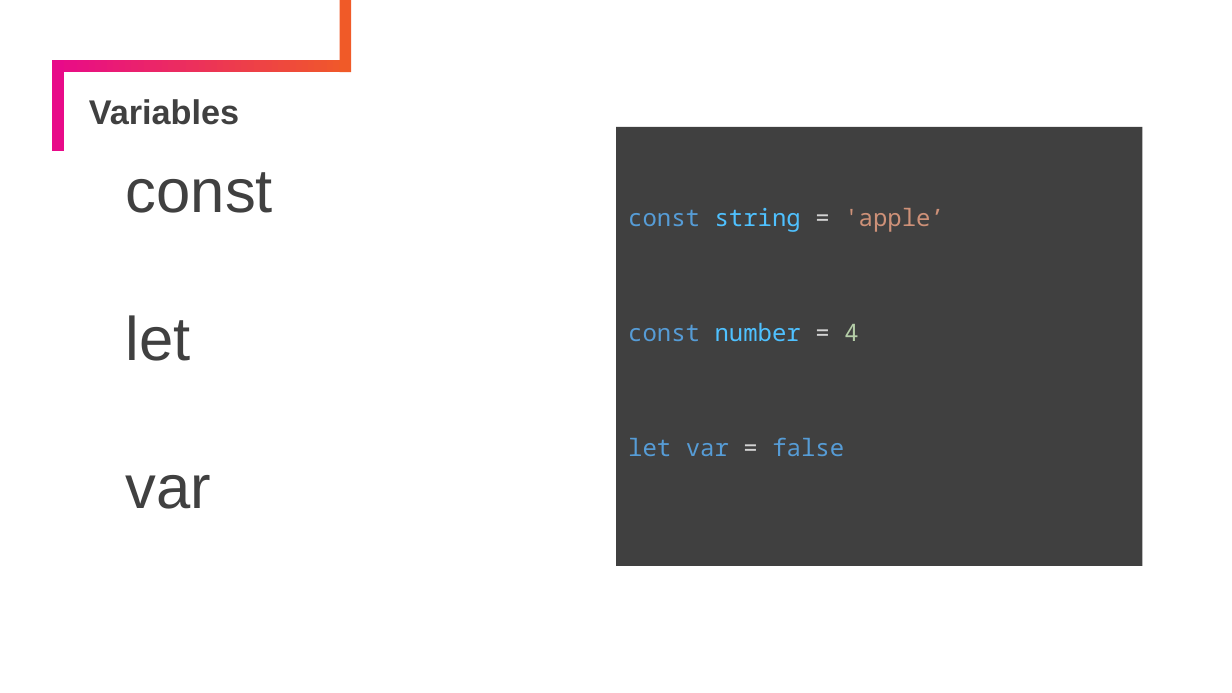
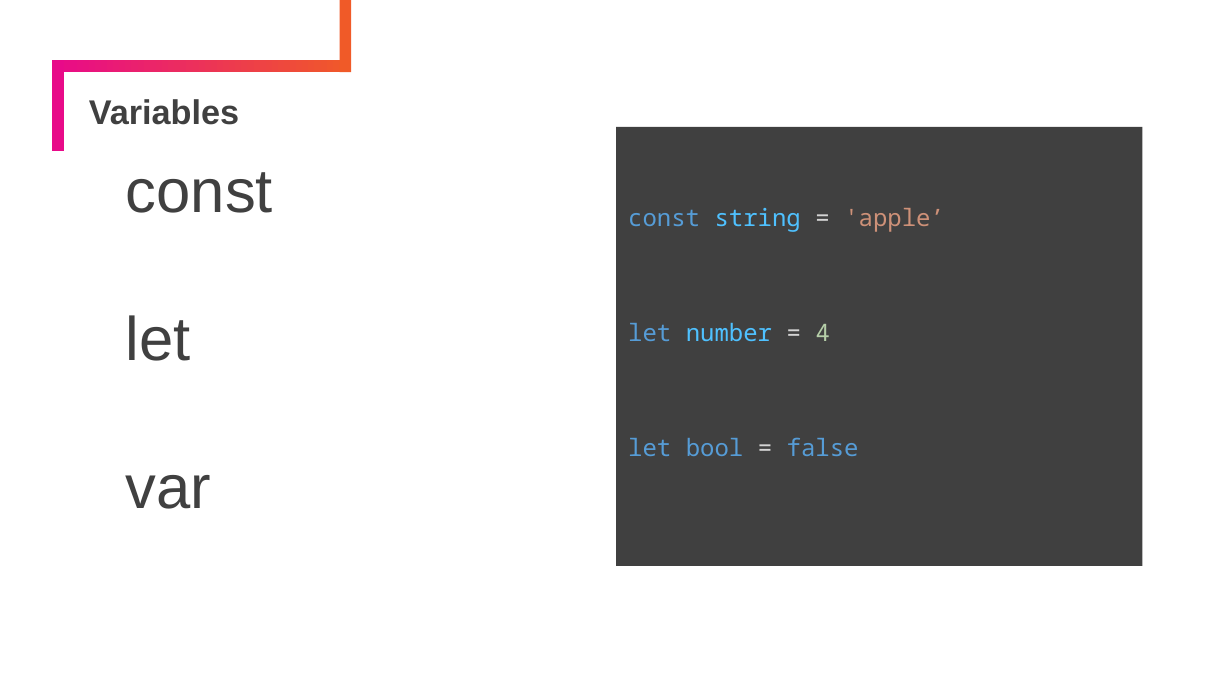
Before and after one commit to timmkellogg/ntrs-react-fundamentals, a slide deck: slide 6 of day-1/slides/ppt/JavaScript Review.pptx. Drawn at 1232x693 pixels with LibreOffice and Linux fonts; fonts in the diff are those of the drawing. Boxes give left, top, right and bottom in pixels: in the first picture for what was removed or moved away, otherwise in the second. Text is boxed around its words. In the diff, an @@ line names an element or a change of style, - is before the commit and + after.

Commit message:
fix slide typos

```diff
--- a/day-1/slides/ppt/JavaScript Review.pptx
+++ b/day-1/slides/ppt/JavaScript Review.pptx
@@ text in rectangle at [628, 323, 859, 456]: text changed @@
-const number = 4
-let var = false
+let number = 4
+let bool = false
```
Also in this commit, not shown: 2 other slides changed, 1 other file.
